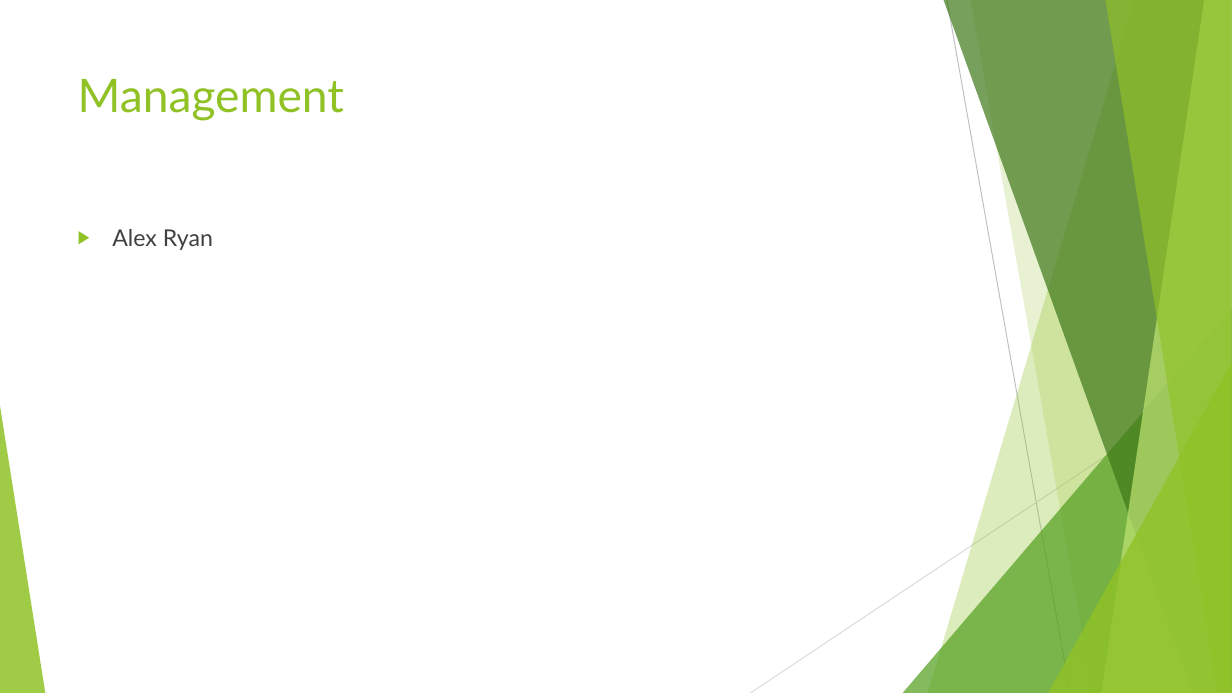
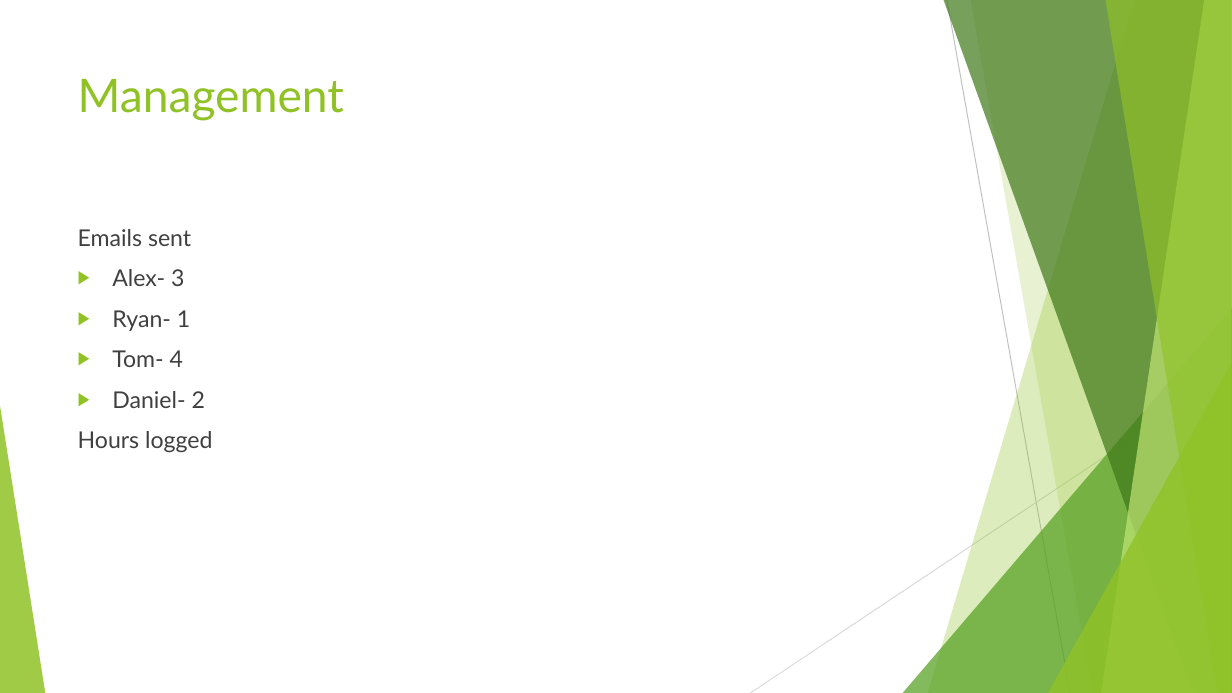
Before and after one commit to UoSGamesGroups/first-semester-l4-5-group-14, a slide deck: slide 7 of Management/Presentations/Intergalactic Bookstore (WIP).odp. Drawn at 1232x693 pixels with LibreOffice and Linux fonts; fonts in the diff are those of the drawing. Boxes give left, top, right and bottom in pixels: in the first picture for what was removed or moved away, otherwise in the second. Text is boxed around its words. In the diff, an @@ line names an element or a change of style, - is before the commit and + after.

```diff
--- a/Management/Presentations/Intergalactic Bookstore (WIP).odp
+++ b/Management/Presentations/Intergalactic Bookstore (WIP).odp
@@ text at <box>78,229,212,452</box>: text changed @@
-▶ Alex Ryan
+Emails sent
+▶ Alex- 3
+▶ Ryan- 1
+▶ Tom- 4
+▶ Daniel- 2
+Hours logged
```
Also in this commit, not shown: 3 slides added, 2 slides removed.
